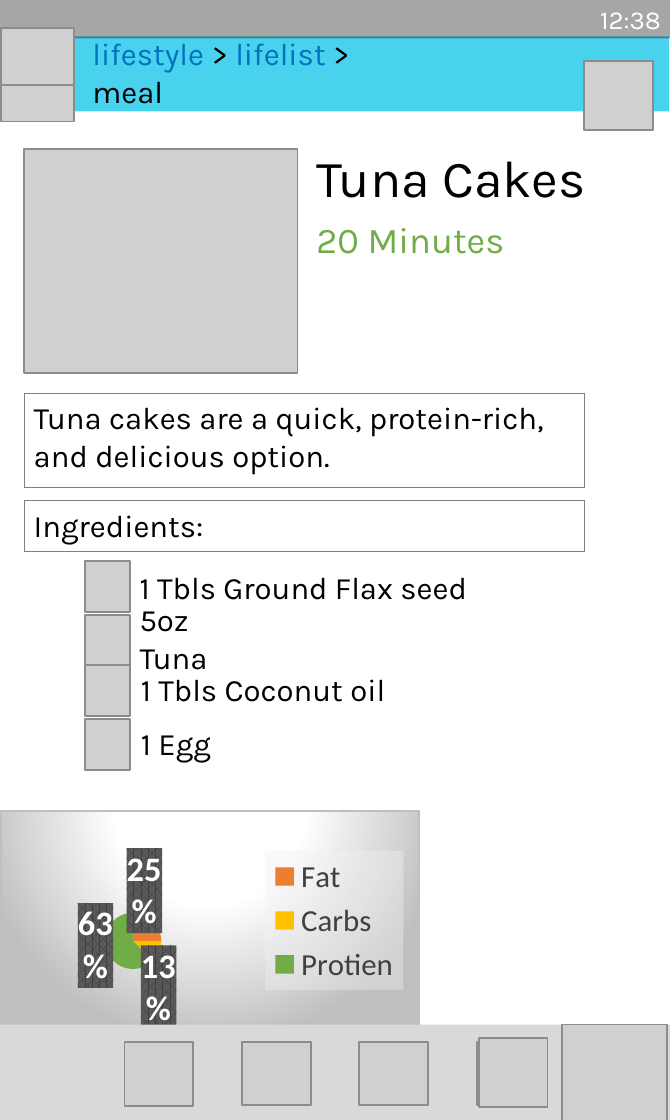
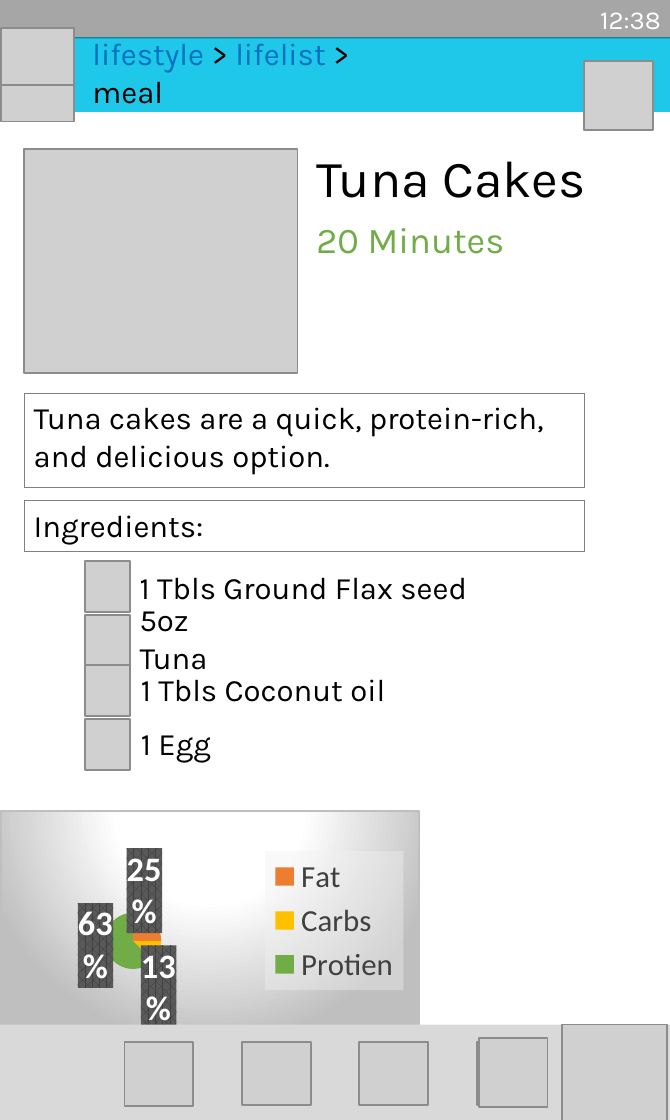
Before and after one commit to jpvarbed/LifeFitHackathon, a slide deck: slide 1 of lifefitppt.pptx. Drawn at 670x1120 pixels with LibreOffice and Linux fonts; fonts in the diff are those of the drawing; grey boxes stand for pictures. Boxes give left, top, right and bottom in pixels: in the first picture for what was removed or moved away, otherwise in the second. Text is boxed around its words. In the diff, an @@ line names an element or a change of style, - is before the commit and + after.

```diff
--- a/lifefitppt.pptx
+++ b/lifefitppt.pptx
@@ rectangle at (x1=0, y1=37, x2=670, y2=112): fill #0DC3E7 at 75% opacity to #1FC7E9 @@
```
Also in this commit, not shown: 2 other slides changed.
